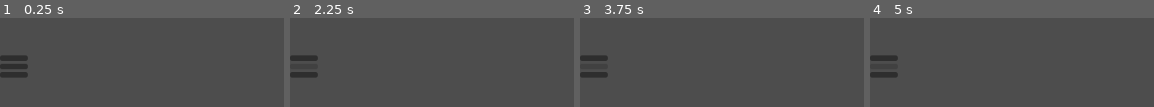
Above: before the commit, frames 1-4 (left to right).
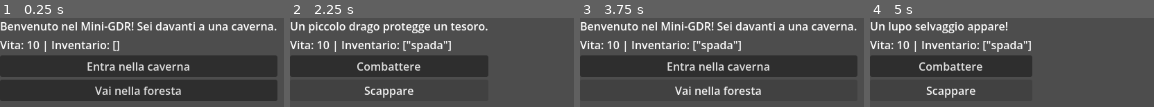
Above: after the commit, the same moments.

Repository: NinNonNan/mini-rpg
Game: Godot game, scene res://game.tscn
Same seed, same stepped clock (60 frames per second), same inputs: the game is played once before the commit and once after it.
Inputs (mouse positions are in pixels of both pictures, inside the frame that each line leads up to; where the layout moved, square brackets give the same spot in the first picture):
- Up to frame 1 (0.25 s): no input
- Up to frame 2 (2.25 s): click (429, 66) [304, 58] at 0.5 s; click (414, 66) [304, 58] at 1.25 s; click (349, 90) [304, 66] at 2 s
- Up to frame 3 (3.75 s): click (679, 66) [594, 58] at 2.75 s; click (679, 90) [594, 66] at 3.5 s
- Up to frame 4 (5 s): click (1009, 90) [884, 66] at 4.25 s

The runs differ from the first frame. In frame 1, 50% of the frame differs, in the area x 0-98%, y 4-94%; in frame 2, 21%; in frame 3, 29%; in frame 4, 17%.
Error before the commit: Parse Error: Cannot find member "get_signal_connection_list" in base "Signal". (res://game.gd:140)

Commit message:
correzione file di gioco

Diff:
--- a/game.gd
+++ b/game.gd
@@ -81,6 +81,7 @@
 				if not "spada" in inventory:
 					inventory.append("spada")
 					text.text = "Hai preso la spada!"
+					await get_tree().create_timer(1.5).timeout
 				show_scene("dragon")
 			"fight_wolf":
 				start_combat(5)
@@ -106,6 +107,10 @@
 	if "spada" in inventory:
 		damage = 4
 	current_enemy_health -= damage
+	text.text = "Hai inflitto %d danni!" % damage
+	update_stats()
+
+	await get_tree().create_timer(1.0).timeout
 
 	if current_enemy_health <= 0:
 		text.text = "Hai vinto lo scontro!"
@@ -117,6 +122,7 @@
 	# nemico contrattacca
 	health -= 3
 	if health <= 0:
+		update_stats()
 		game_over()
 	else:
 		text.text = "Il nemico ti colpisce! Perdi vita."
@@ -137,5 +143,5 @@
 
 # Funzione helper per rimuovere tutti i collegamenti di un segnale di un pulsante
 func _clear_signals(button: Button) -> void:
-	for conn in button.pressed.get_signal_connection_list():
-		button.pressed.disconnect(conn.target, conn.method)
+	for conn in button.pressed.get_connections():
+		button.pressed.disconnect(conn.callable)
